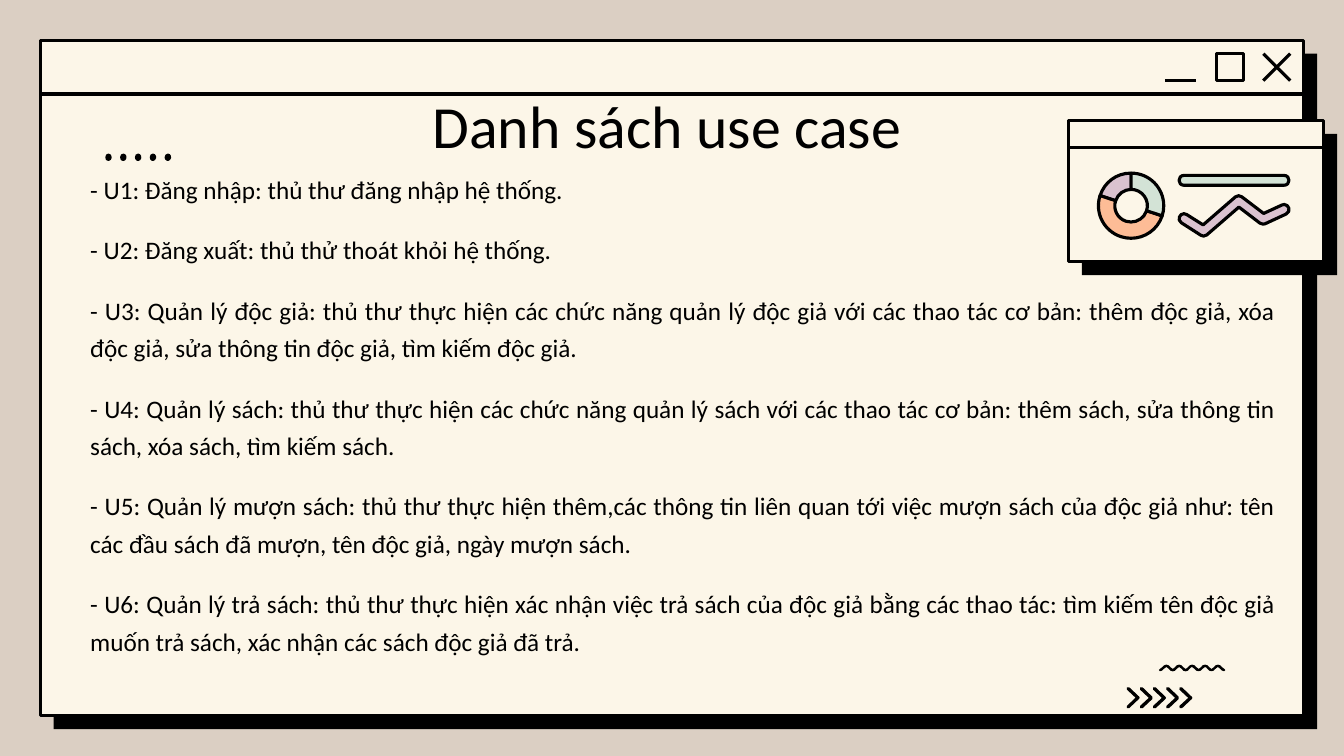
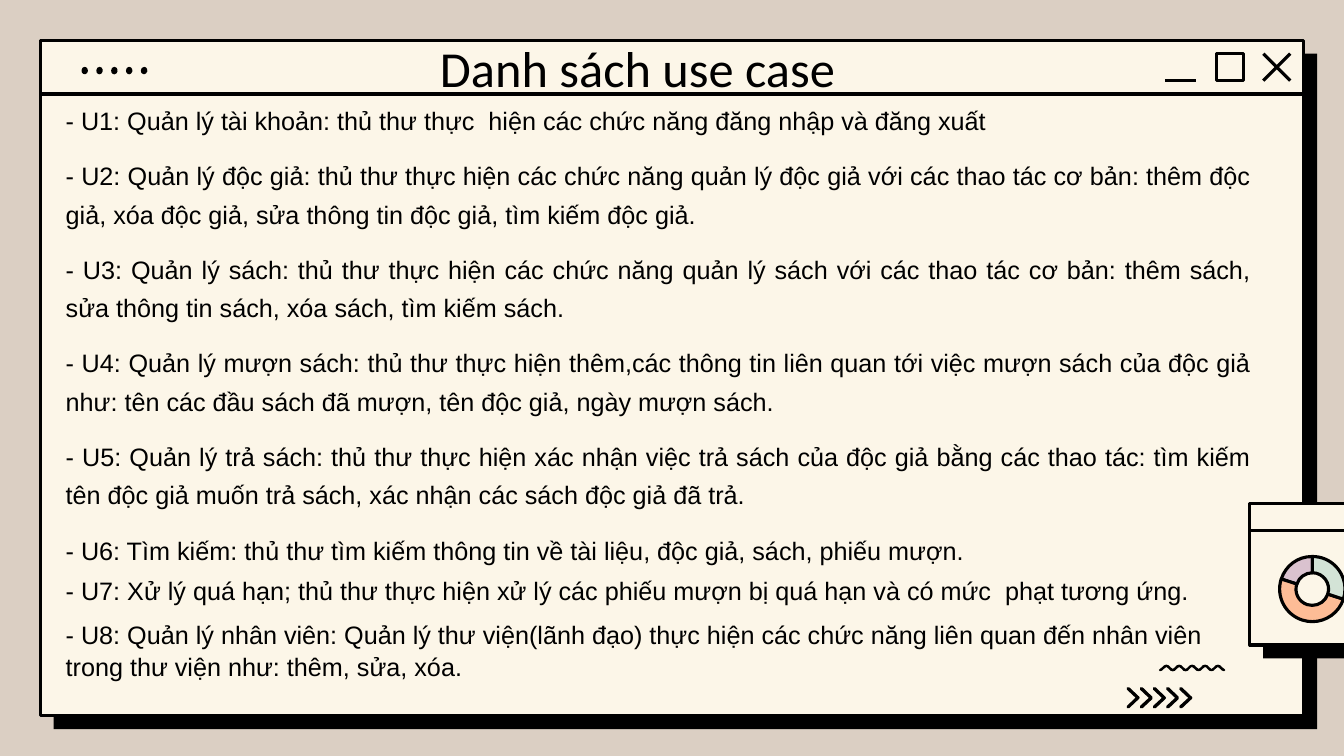
Before and after one commit to vuanhtu2k3/QLTV_JAVA_EAUT, a slide deck: slide 8 of javaPP.pptx. Drawn at 1344x756 pixels with LibreOffice and Linux fonts; fonts in the diff are those of the drawing; background and template pictures are left out. Boxes give left, top, right and bottom in pixels: in the first picture for what was removed or moved away, otherwise in the second. Text is boxed around its words. In the diff, an @@ line names an element or a change of style, - is before the commit and + after.

```diff
--- a/javaPP.pptx
+++ b/javaPP.pptx
@@ title "Danh sách use case": place and size @@
-title "Danh sách use case" at (433,106,901,149)
+title "Danh sách use case" at (440,52,835,96)
@@ title "Danh sách use case" at (440,52,835,96): size 42.7 to 36 pt @@
@@ freeform shape: place and size @@
-freeform shape at (105,153,172,162)
+freeform shape at (82,67,149,76)
@@ text at (66,110,1250,682): text changed; font Calibri to Arial @@
-- U1: Đăng nhập: thủ thư đăng nhập hệ thống.
-- U2: Đăng xuất: thủ thử thoát khỏi hệ thống.
-- U3: Quản lý độc giả: thủ thư thực hiện các chức năng quản lý độc giả với các thao tác cơ bản: thêm độc giả, xóa độc giả, sửa thông tin độc giả, tìm kiếm độc giả.
-- U4: Quản lý sách: thủ thư thực hiện các chức năng quản lý sách với các thao tác cơ bản: thêm sách, sửa thông tin sách, xóa sách, tìm kiếm sách.
-- U5: Quản lý mượn sách: thủ thư thực hiện thêm,các thông tin liên quan tới việc mượn sách của độc giả như: tên các đầu sách đã mượn, tên độc giả, ngày mượn sách.
-- U6: Quản lý trả sách: thủ thư thực hiện xác nhận việc trả sách của độc giả bằng các thao tác: tìm kiếm tên độc giả muốn trả sách, xác nhận các sách độc giả đã trả.
+- U1: Quản lý tài khoản: thủ thư thực hiện các chức năng đăng nhập và đăng xuất
+- U2: Quản lý độc giả: thủ thư thực hiện các chức năng quản lý độc giả với các thao tác cơ bản: thêm độc giả, xóa độc giả, sửa thông tin độc giả, tìm kiếm độc giả.
+- U3: Quản lý sách: thủ thư thực hiện các chức năng quản lý sách với các thao tác cơ bản: thêm sách, sửa thông tin sách, xóa sách, tìm kiếm sách.
+- U4: Quản lý mượn sách: thủ thư thực hiện thêm,các thông tin liên quan tới việc mượn sách của độc giả như: tên các đầu sách đã mượn, tên độc giả, ngày mượn sách.
+- U5: Quản lý trả sách: thủ thư thực hiện xác nhận việc trả sách của độc giả bằng các thao tác: tìm kiếm tên độc giả muốn trả sách, xác nhận các sách độc giả đã trả.
+- U6: Tìm kiếm: thủ thư tìm kiếm thông tin về tài liệu, độc giả, sách, phiếu mượn.
+- U7: Xử lý quá hạn; thủ thư thực hiện xử lý các phiếu mượn bị quá hạn và có mức phạt tương ứng.
+- U8: Quản lý nhân viên: Quản lý thư viện(lãnh đạo) thực hiện các chức năng liên quan đến nhân viên trong thư viện như: thêm, sửa, xóa.
@@ freeform shape removed at (1178,175,1291,186) @@
@@ freeform shape removed at (1178,196,1293,236) @@
@@ line moved from (1070, 147) - (1323, 147) to (1251, 531) - (1344, 531) @@
@@ 3 freeform shapes, 2 rounded rectangles: place and size @@
-3 freeform shapes, 2 rounded rectangles at (1069,121,1337,275)
+3 freeform shapes, 2 rounded rectangles at (1250,504,1344,658)
```
Also in this commit, not shown: 2 other slides changed, 1 slide added, 2 other files.
